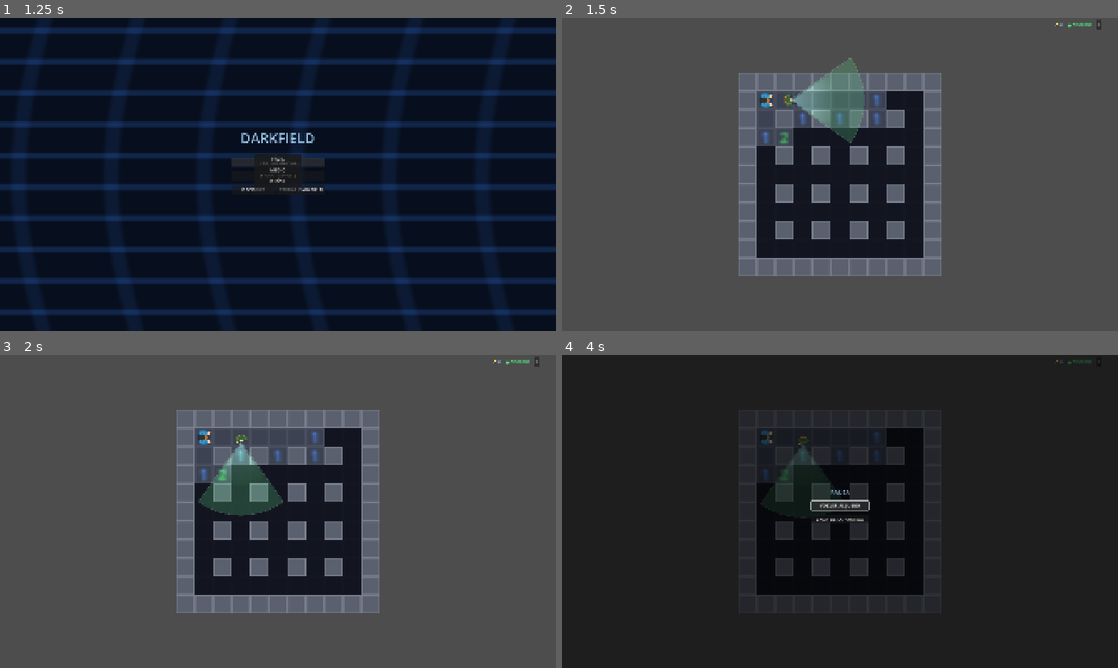
Above: before the commit, frames 1-4 (two rows, left to right).
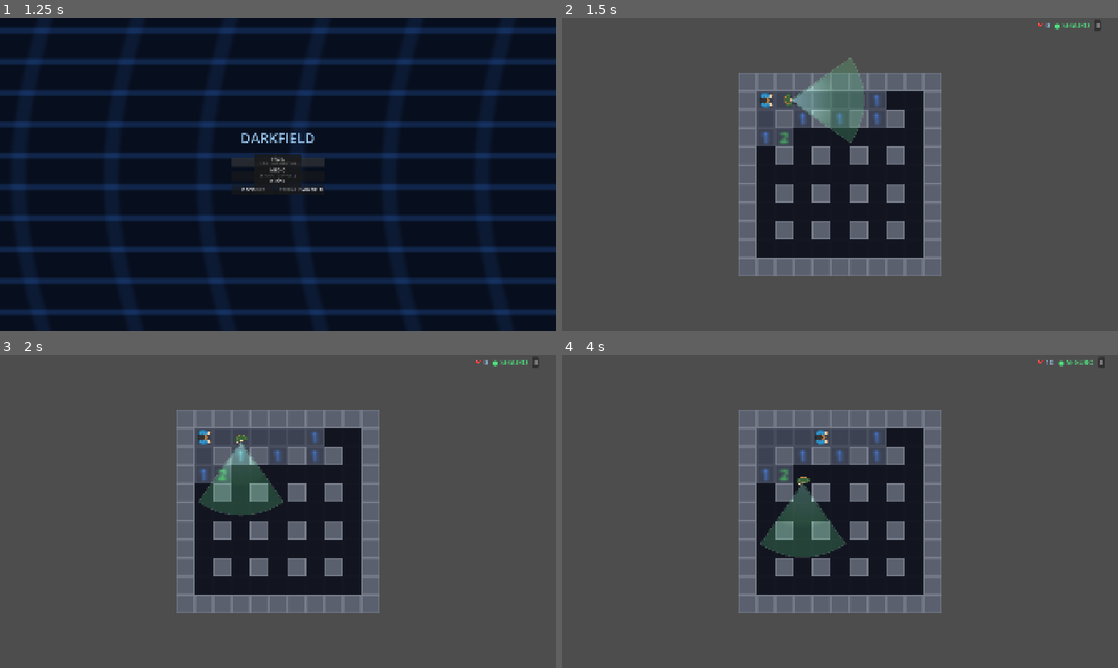
Above: after the commit, the same moments.

Repository: MayraSRS04/Darkfield
Game: Godot game, scene res://scenes/00_menu.tscn
The game is run twice, just before and just after one commit, with the same random seed, the same clock (stepped at 60 frames per second) and the same inputs.
Inputs (mouse positions are in pixels of both pictures, inside the frame that each line leads up to):
- Up to frame 1 (1.25 s): click "PARTIDA RÁPIDA" at 0.5 s
- Up to frame 2 (1.5 s): click "FÁCIL" at 1.25 s
- Up to frame 3 (2 s): no input
- Up to frame 4 (4 s): click "II" at 2 s; click (840, 505) at 2.75 s, where only the run after the commit has a clickable "VOLVER AL JUEGO"; tap Enter at 3.5 s; hold Right (ui_right) from 3.53 s (still down); tap F at 3.6 s; tap Space at 3.77 s

Frame 1 is identical in both runs. In frame 2, 0.1% of the frame differs, in the area x 85-97%, y 1-5%; in frame 3, 0.1%; in frame 4, 92%, in the area x 0-100%, y 0-100%.

Commit message:
fix cazador y banderas

Diff:
--- a/actors/cazador.gd
+++ b/actors/cazador.gd
@@ -40,6 +40,13 @@
 			GameManager.celdas_reservadas.erase(get_instance_id())
 	velocity = Vector2.ZERO
 	move_and_slide()
+	if not moviendose and not ruta.is_empty():
+		for otro in get_tree().get_nodes_in_group("cazadores"):
+			if otro == self:
+				continue
+			if global_position.distance_to(otro.global_position) < 20.0:
+				ruta = []
+				break
 
 	if estado != ultimo_estado_linterna:
 		ultimo_estado_linterna = estado
@@ -219,7 +226,7 @@
 			ruta = posible
 			return
 
-func _avanzar_ruta(delta: float) -> void:
+func _avanzar_ruta(_delta: float) -> void:
 	if ruta.is_empty():
 		return
 	var siguiente: Vector2i = ruta[0]
@@ -229,7 +236,8 @@
 		if otro == self:
 			continue
 		if otro.global_position.distance_to(pos_siguiente) < 14.0:
-			ruta = []
+			if get_instance_id() > otro.get_instance_id():
+				ruta = []
 			return
 	ruta.remove_at(0)
 	var dir := global_position.direction_to(pos_siguiente)
@@ -362,4 +370,6 @@
 				continue
 			var intensidad := 1.0 - (dist / float(tam))
 			imagen.set_pixel(x, y, Color(1.0, 1.0, 1.0, intensidad))
+	if imagen.get_pixel(tam / 2, tam / 2).a == 0.0:
+		imagen.set_pixel(tam / 2, tam / 2, Color(1.0, 1.0, 1.0, 0.01))
 	$Linterna.texture = ImageTexture.create_from_image(imagen)
--- a/project.godot
+++ b/project.godot
@@ -27,6 +27,14 @@
 window/size/window_height_override=720
 window/stretch/mode="canvas_items"
 
+[input]
+
+pausa={
+"deadzone": 0.5,
+"events": [Object(InputEventKey,"resource_local_to_scene":false,"resource_name":"","device":-1,"window_id":0,"alt_pressed":false,"shift_pressed":false,"ctrl_pressed":false,"meta_pressed":false,"pressed":false,"keycode":0,"physical_keycode":4194305,"key_label":0,"unicode":0,"location":0,"echo":false,"script":null)
+]
+}
+
 [physics]
 
 3d/physics_engine="Jolt Physics"
@@ -34,11 +42,3 @@
 [rendering]
 
 rendering_device/driver.windows="d3d12"
-
-[input]
-
-pausa={
-"deadzone": 0.5,
-"events": [Object(InputEventKey,"resource_local_to_scene":false,"resource_name":"","device":-1,"window_id":0,"alt_pressed":false,"shift_pressed":false,"ctrl_pressed":false,"meta_pressed":false,"pressed":false,"keycode":0,"physical_keycode":4194305,"key_label":0,"unicode":0,"location":0,"echo":false,"script":null)
-]
-}
--- a/scenes/01_juego.tscn
+++ b/scenes/01_juego.tscn
@@ -74,31 +74,33 @@
 anchors_preset = 1
 anchor_left = 1.0
 anchor_right = 1.0
-offset_left = -220.0
+offset_left = -280.0
 offset_top = 8.0
 offset_right = -8.0
-offset_bottom = 36.0
+offset_bottom = 44.0
 theme_override_constants/separation = 16
 
 [node name="LblMinas" type="Label" parent="HUD/BarraSuperior"]
 layout_mode = 2
-theme_override_font_sizes/font_size = 16
+theme_override_font_sizes/font_size = 24
 theme_override_colors/font_color = Color(0.6, 0.78, 0.93, 1)
-text = "💣 0"
+text = "🚩 0"
 
 [node name="LblAlerta" type="Label" parent="HUD/BarraSuperior"]
 layout_mode = 2
-theme_override_font_sizes/font_size = 16
+theme_override_font_sizes/font_size = 24
 theme_override_colors/font_color = Color(0.3, 0.9, 0.5, 1)
 text = "● SEGURO"
 
 [node name="BtnPausa" type="Button" parent="HUD/BarraSuperior"]
 layout_mode = 2
+theme_override_font_sizes/font_size = 20
 text = "II"
 
 [node name="Pausa" type="CanvasLayer" parent="."]
 layer = 8
 visible = false
+process_mode = 3
 
 [node name="Fondo" type="ColorRect" parent="Pausa"]
 anchors_preset = 15
--- a/scenes/juego.gd
+++ b/scenes/juego.gd
@@ -54,20 +54,26 @@
 		cazador.jugador = jugador
 		cazador.mapa = mapa
 		var caminables := mapa.celdas_caminables()
-		caminables = caminables.filter(func(c): return not celdas_usadas.has(c))
-		if not caminables.is_empty():
-			var celda: Vector2i = caminables[randi() % caminables.size()]
-			celdas_usadas.append(celda)
-			cazador.global_position = suelo.map_to_local(Vector2i(celda.y, celda.x))
-			cazador.inicio = cazador.global_position
-			cazador.destino = cazador.global_position
+		var disponibles := caminables.filter(func(c: Vector2i) -> bool:
+			for usada in celdas_usadas:
+				if abs(c.x - usada.x) + abs(c.y - usada.y) < 4:
+					return false
+			return true
+		)
+		if disponibles.is_empty():
+			disponibles = caminables
+		var celda: Vector2i = disponibles[randi() % disponibles.size()]
+		celdas_usadas.append(celda)
+		cazador.global_position = suelo.map_to_local(Vector2i(celda.y, celda.x))
+		cazador.inicio = cazador.global_position
+		cazador.destino = cazador.global_position
 
 	tablero.revelar(1, 1)
 	#_forzar_revelar_fila(4)
 	#tablero.abanderar(7, 4)
 
 	_dibujar_overlay()
-	GameManager.actualizar_minas_restantes(tablero.minas_sin_abanderar())
+	GameManager.actualizar_minas_restantes(tablero.contar_minas())
 
 	btn_reintentar.pressed.connect(_on_reintentar)
 	btn_menu.pressed.connect(_on_menu)
@@ -194,7 +200,7 @@
 	var c := _celda_del_jugador()
 	tablero.abanderar(c.x, c.y)
 	_dibujar_overlay()
-	GameManager.actualizar_minas_restantes(tablero.minas_sin_abanderar())
+	GameManager.actualizar_minas_restantes(tablero.contar_minas() - tablero.contar_banderas())
 	if tablero.es_victoria():
 		_ganar()
 
@@ -245,14 +251,16 @@
 
 func _on_pausa() -> void:
 	pausa.visible = true
+	get_tree().paused = true
 	GameManager.pausar()
 
-func _on_reanudar() -> void:
+func _on_reanudar()-> void:
 	pausa.visible = false
+	get_tree().paused = false
 	GameManager.reanudar()
 
 func _on_minas_cambiado(cantidad: int) -> void:
-	lbl_minas.text = "💣 " + str(cantidad)
+	lbl_minas.text = "🚩 " + str(cantidad)
 
 func _on_alerta_cambiada(detectado: bool) -> void:
 	if detectado:
--- a/scripts/logica/tablero.gd
+++ b/scripts/logica/tablero.gd
@@ -157,3 +157,11 @@
 				linea += str(celda["numero"]) + " "
 		print(linea)
 	print("")
+
+func contar_banderas() -> int:
+	var total := 0
+	for fila in range(filas):
+		for col in range(columnas):
+			if celdas[fila][col]["abanderada"]:
+				total += 1
+	return total
